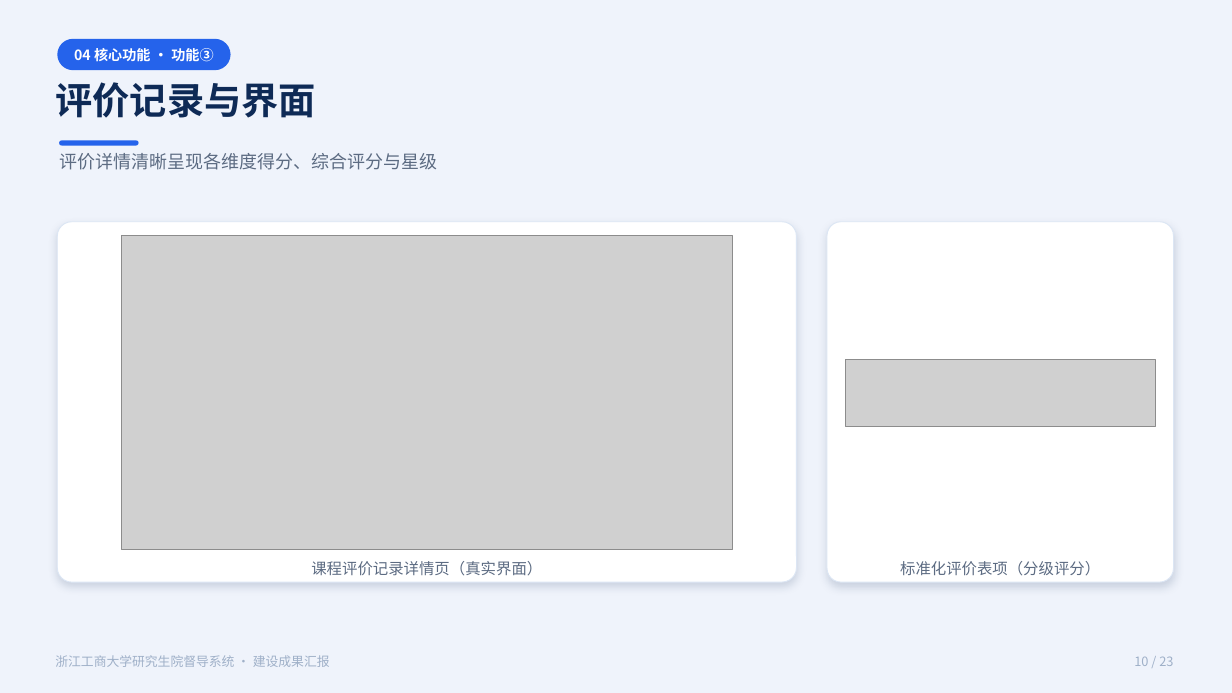
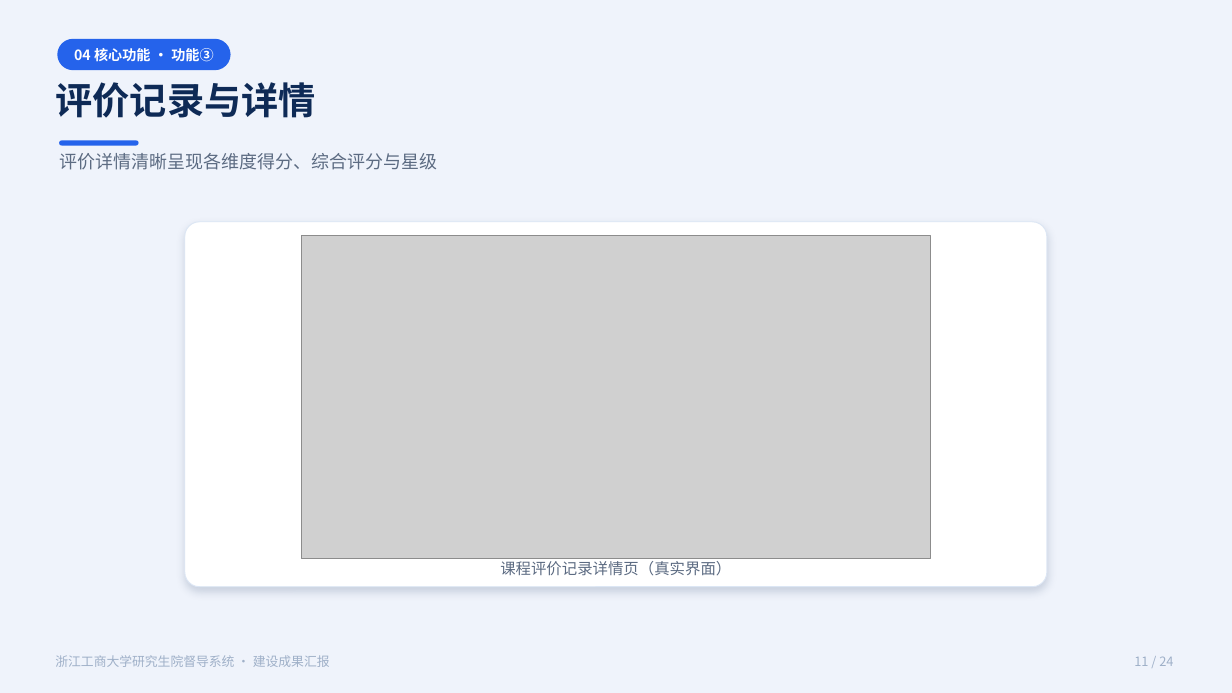
Before and after one commit to 1739467001-svg/example-of-report, a slide deck: slide 11 of slides/督导系统建设成果汇报.pptx (slide 10 before the commit). Drawn at 1232x693 pixels with LibreOffice and Linux fonts; fonts in the diff are those of the drawing; grey boxes stand for pictures. Boxes give left, top, right and bottom in pixels: in the first picture for what was removed or moved away, otherwise in the second. Text is boxed around its words. In the diff, an @@ line names an element or a change of style, - is before the commit and + after.

```diff
--- a/slides/督导系统建设成果汇报.pptx
+++ b/slides/督导系统建设成果汇报.pptx
@@ text at [55,82,316,118]: text changed @@
-评价记录与界面
+评价记录与详情
@@ rounded rectangle: place and size @@
-rounded rectangle at [57,222,797,582]
+rounded rectangle at [185,222,1047,587]
@@ picture: place and size @@
-picture at [121,236,732,550]
+picture at [301,236,931,559]
@@ rounded rectangle removed at [827,222,1174,582] @@
@@ picture removed at [846,360,1155,427] @@
@@ text "课程评价记录详情页（真实界面）": place and size @@
-text "课程评价记录详情页（真实界面）" at [311,561,542,576]
+text "课程评价记录详情页（真实界面）" at [500,561,731,576]
@@ text removed at [900,561,1100,576] @@
-标准化评价表项（分级评分）
@@ text at [1134,656,1173,666]: text changed @@
-10 / 23
+11 / 24
```
Also in this commit, not shown: 20 other slides changed, 1 slide added, 16 other files.
